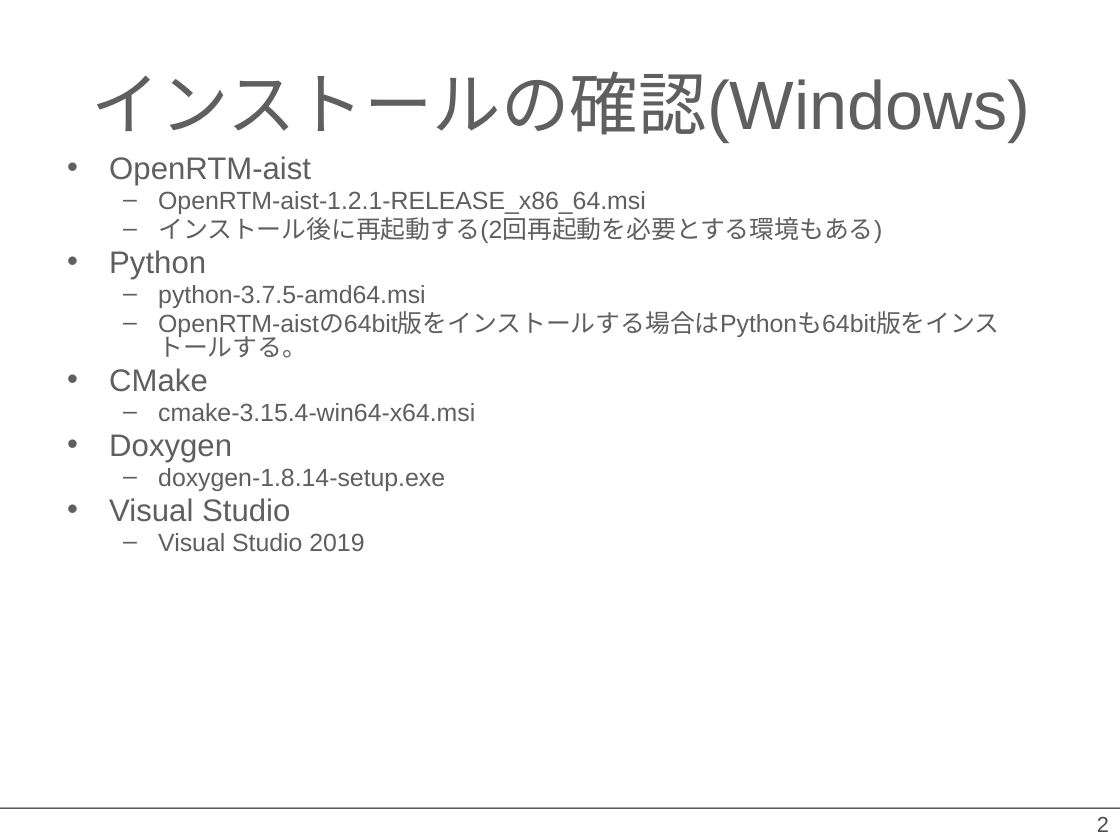
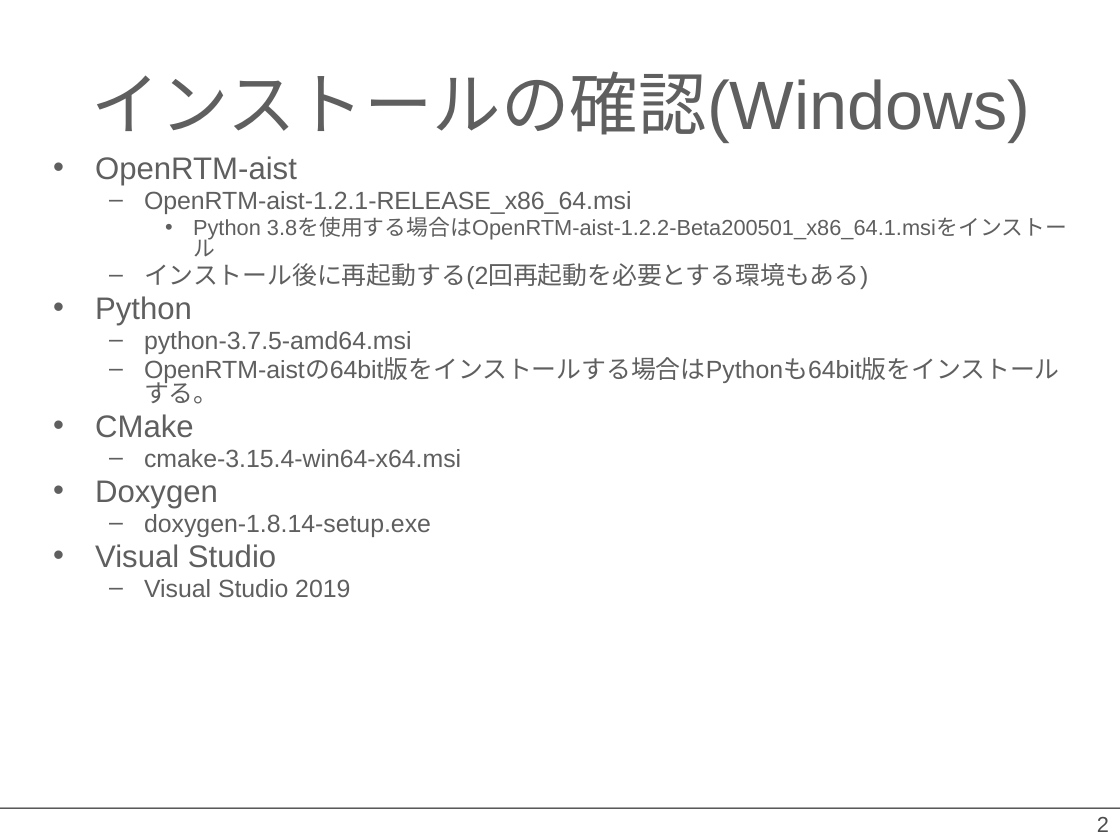
Before and after one commit to OpenRTM/RTM_Tutorial, a slide deck: slide 2 of ppt/インストールの確認_online.pptx. Drawn at 1120x840 pixels with LibreOffice and Linux fonts; fonts in the diff are those of the drawing; background and template pictures are left out. Boxes give left, top, right and bottom in pixels: in the first picture for what was removed or moved away, otherwise in the second. Text is boxed around its words. In the diff, an @@ line names an element or a change of style, - is before the commit and + after.

```diff
--- a/ppt/インストールの確認_online.pptx
+++ b/ppt/インストールの確認_online.pptx
@@ text "OpenRTM-aist": place and size @@
-text "OpenRTM-aist" at [109, 156, 999, 551]
+text "OpenRTM-aist" at [95, 156, 1067, 597]
@@ text at [193, 218, 1067, 240]: paragraph added @@
+    • Python 3.8を使用する場合はOpenRTM-aist-1.2.2-Beta200501_x86_64.1.msiをインストール
```
Also in this commit, not shown: 1 slide added, 2 other files.
